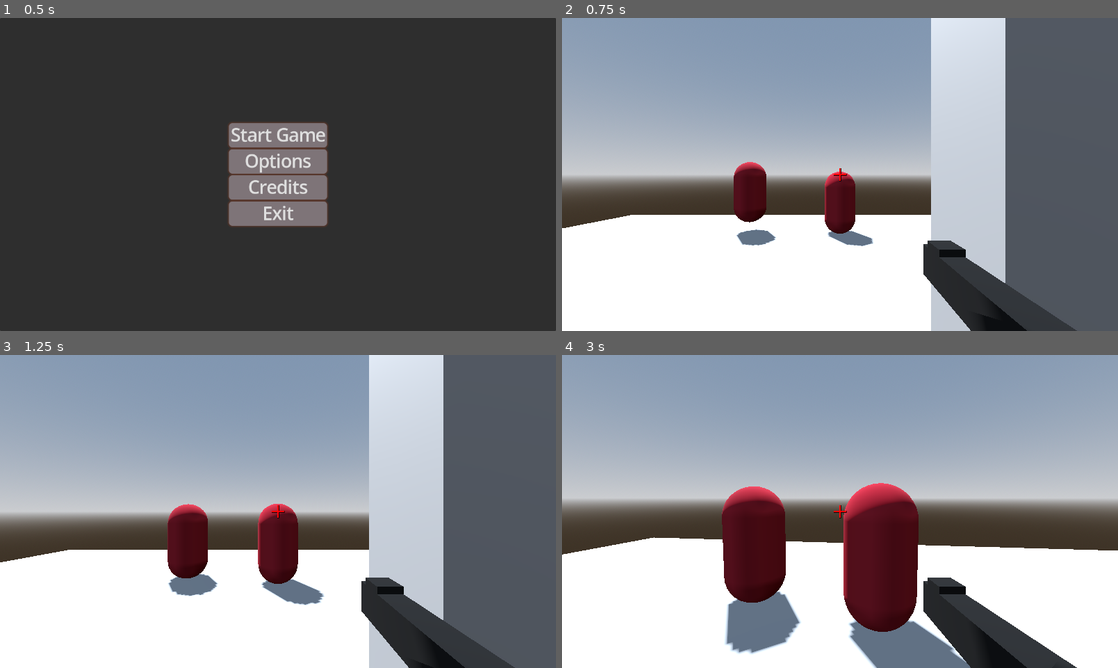
Above: before the commit, frames 1-4 (two rows, left to right).
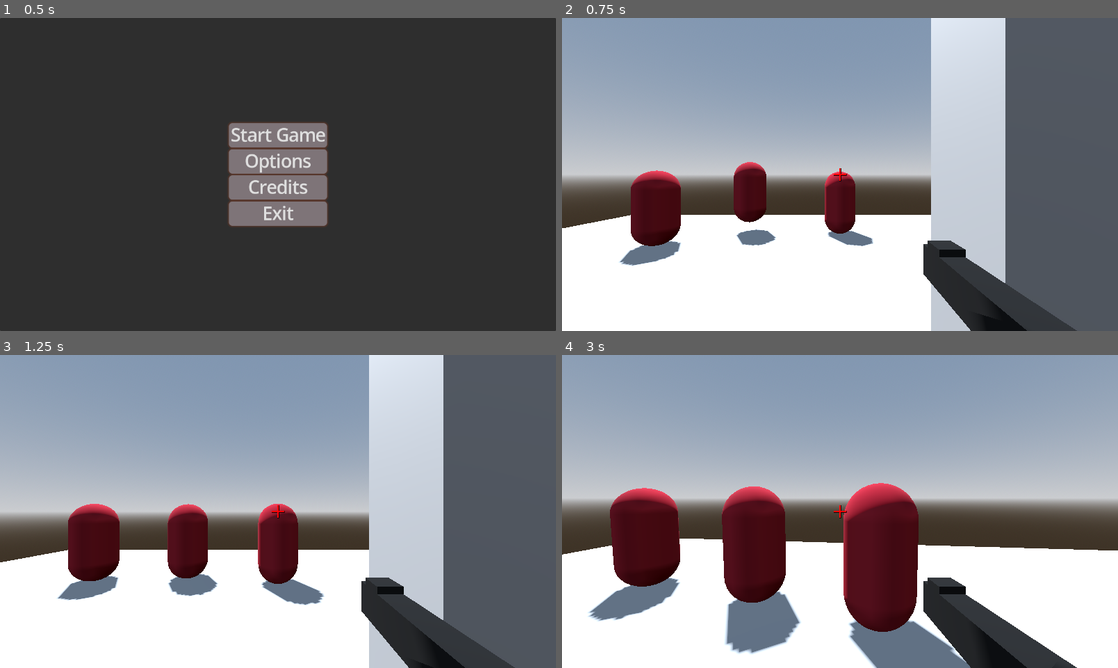
Above: after the commit, the same moments.

Repository: Redii9/Projekt_Gra_FPS
Game: Godot game, scene res://Scenes/UI/menu.tscn
Two runs of this game, one before a commit and one after it. Both use one fixed random seed, a clock stepped at 60 frames per second and the inputs below.
Inputs (mouse positions are in pixels of both pictures, inside the frame that each line leads up to):
- Up to frame 1 (0.5 s): no input
- Up to frame 2 (0.75 s): click "Start Game" at 0.5 s
- Up to frame 3 (1.25 s): no input
- Up to frame 4 (3 s): move the mouse to (867, 511) at 1.27 s; press the mouse at (867, 511) at 1.28 s; hold W (forward) 1.28-2 s; tap Space (jump) at 1.52 s; release the mouse at (867, 511) at 2 s; click "Retry" at 2 s; move the mouse to (812, 511) at 2.77 s; hold W (forward) from 2.78 s (still down); click (812, 511) at 2.85 s

Frame 1 is identical in both runs. In frame 2, 2.4% of the frame differs, in the area x 10-22%, y 48-80%; in frame 3, 2.5%; in frame 4, 4.5%, in the area x 4-22%, y 42-86%.

Commit message:
Dodanie enemy_fast
- Dodanie wroga co z czasem zwiększa swoją prędkość

Diff:
--- /dev/null
+++ b/Scenes/enemy_fast.tscn
@@ -0,0 +1,35 @@
+[gd_scene load_steps=6 format=3 uid="uid://b86ovv2jose55"]
+
+[ext_resource type="Script" uid="uid://dpclarmcwkpy2" path="res://Scripts/enemy_fast.gd" id="1_7e8xf"]
+
+[sub_resource type="StandardMaterial3D" id="StandardMaterial3D_hghv2"]
+albedo_color = Color(0.521269, 0, 0.122374, 1)
+
+[sub_resource type="CapsuleMesh" id="CapsuleMesh_y3yis"]
+material = SubResource("StandardMaterial3D_hghv2")
+
+[sub_resource type="CapsuleShape3D" id="CapsuleShape3D_60amu"]
+
+[sub_resource type="CapsuleShape3D" id="CapsuleShape3D_su8iu"]
+radius = 0.662027
+height = 2.06712
+
+[node name="Enemy_Fast" type="CharacterBody3D" node_paths=PackedStringArray("nav_agent") groups=["enemy"]]
+script = ExtResource("1_7e8xf")
+nav_agent = NodePath("NavigationAgent3D")
+
+[node name="MeshInstance3D" type="MeshInstance3D" parent="."]
+mesh = SubResource("CapsuleMesh_y3yis")
+
+[node name="CollisionShape3D" type="CollisionShape3D" parent="."]
+shape = SubResource("CapsuleShape3D_60amu")
+
+[node name="DamageArea" type="Area3D" parent="."]
+
+[node name="CollisionShape3D" type="CollisionShape3D" parent="DamageArea"]
+shape = SubResource("CapsuleShape3D_su8iu")
+
+[node name="NavigationAgent3D" type="NavigationAgent3D" parent="."]
+
+[connection signal="body_entered" from="DamageArea" to="." method="_on_damage_area_body_entered"]
+[connection signal="body_exited" from="DamageArea" to="." method="_on_damage_area_body_exited"]
--- a/Scenes/main.tscn
+++ b/Scenes/main.tscn
@@ -1,8 +1,9 @@
-[gd_scene load_steps=8 format=3 uid="uid://ny1bvo5piibq"]
+[gd_scene load_steps=9 format=3 uid="uid://ny1bvo5piibq"]
 
 [ext_resource type="Script" uid="uid://q85so3xnavo3" path="res://Scripts/main.gd" id="1_bo1nx"]
 [ext_resource type="PackedScene" uid="uid://dyldx3763b2h4" path="res://Scenes/player.tscn" id="1_jjgbg"]
 [ext_resource type="PackedScene" uid="uid://bpnwh7rwbstoq" path="res://Scenes/enemy.tscn" id="3_8gbba"]
+[ext_resource type="PackedScene" uid="uid://b86ovv2jose55" path="res://Scenes/enemy_fast.tscn" id="4_jjvhh"]
 
 [sub_resource type="ProceduralSkyMaterial" id="ProceduralSkyMaterial_jjgbg"]
 sky_horizon_color = Color(0.662243, 0.671743, 0.686743, 1)
@@ -39,6 +40,9 @@
 [node name="Enemy2" parent="." instance=ExtResource("3_8gbba")]
 transform = Transform3D(1, 0, 0, 0, 1, 0, 0, 0, 1, -3.10257, 2.10449, -7.07452)
 
+[node name="Enemy_Fast" parent="." instance=ExtResource("4_jjvhh")]
+transform = Transform3D(1, 0, 0, 0, 1, 0, 0, 0, 1, -4.92994, 1.51409, -5.49699)
+
 [node name="NavigationRegion3D" type="NavigationRegion3D" parent="."]
 navigation_mesh = SubResource("NavigationMesh_8gbba")
 
--- /dev/null
+++ b/Scripts/enemy_fast.gd
@@ -0,0 +1,51 @@
+extends CharacterBody3D
+
+@export var health: int = 20
+@export var enemy_damage: int = 5
+@export var damage_cooldown: float = 0.3
+@export var current_speed: float = 0.0
+@export var max_speed: float = 8.0
+@export var acceleration: float = 1.0
+
+var player_in_area = null
+@export var nav_agent: NavigationAgent3D
+@onready var player: CharacterBody3D = get_tree().get_first_node_in_group("player")
+
+func _ready() -> void:
+	nav_agent.max_speed = max_speed
+	_update_target_position()
+
+func _physics_process(delta: float) -> void:
+	_update_target_position()
+
+	var next_position = nav_agent.get_next_path_position()
+	var direction = (next_position - global_position).normalized()
+
+	# Zwiekszenie predkosci wraz z czasem
+	current_speed = min(current_speed + acceleration * delta, max_speed)
+	velocity = direction * current_speed
+	move_and_slide()
+
+func take_damage(damage: int) -> void:
+	health -= damage
+	if health <= 0:
+		player_in_area = null
+		queue_free()
+
+func _on_damage_area_body_entered(body: Node3D) -> void:
+	if body.is_in_group("player") and player_in_area == null:
+		player_in_area = body
+		deal_damage()
+
+func _on_damage_area_body_exited(body: Node3D) -> void:
+	if body == player_in_area:
+		player_in_area = null
+
+func deal_damage() -> void:
+	while player_in_area != null:
+		player_in_area.take_player_damage(enemy_damage)
+		await get_tree().create_timer(damage_cooldown).timeout
+
+func _update_target_position():
+	if player:
+		nav_agent.target_position = player.global_position
Not shown, added: Scripts/enemy_fast.gd.uid
